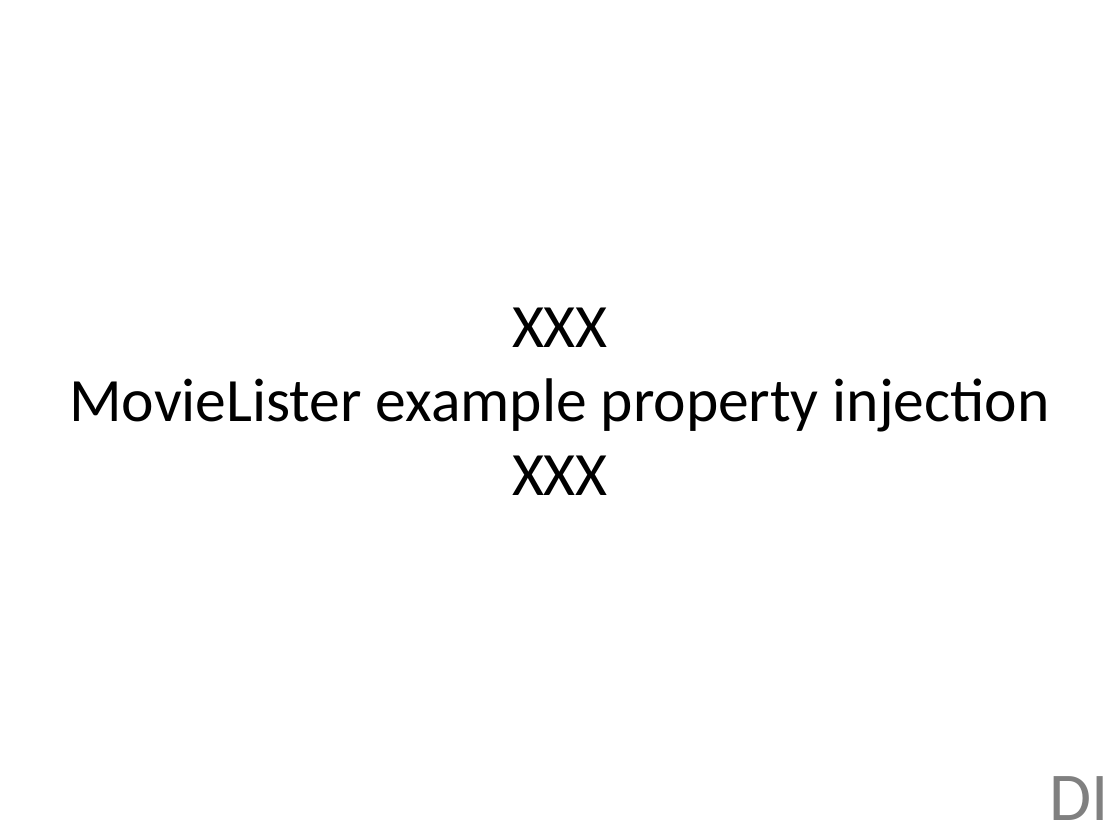
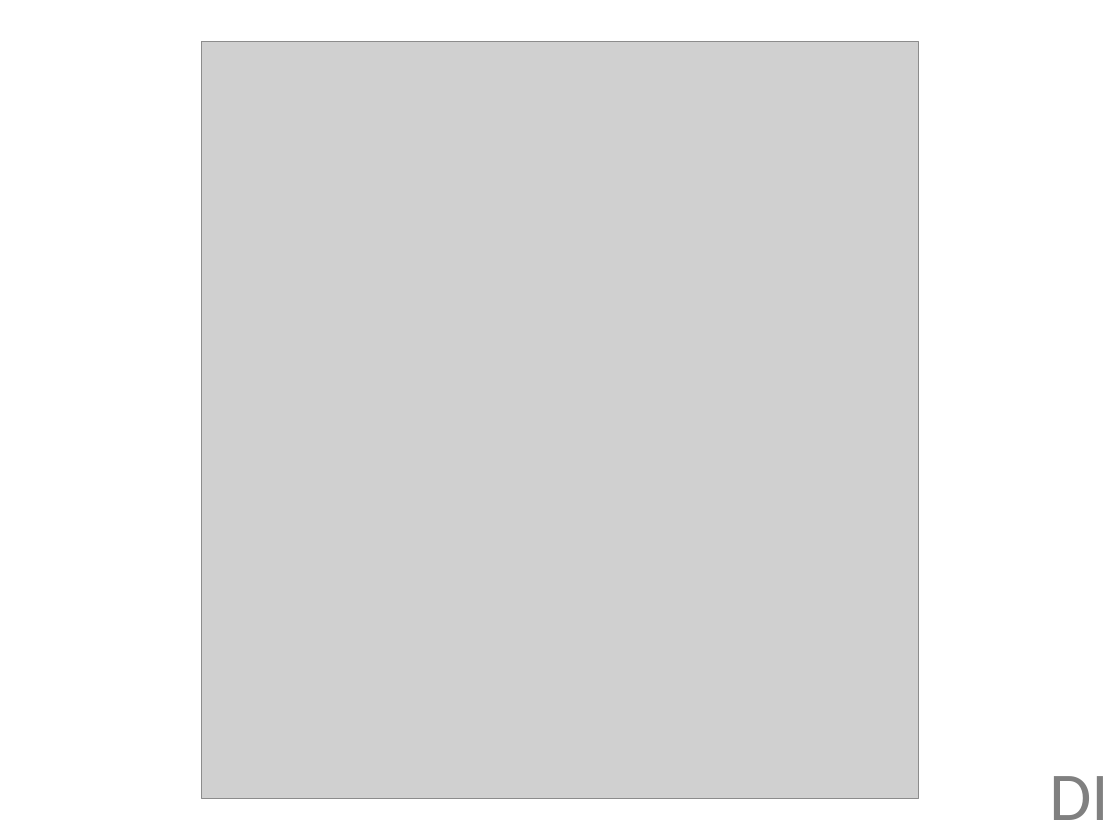
Before and after one commit to jonfuller/presentations, a slide deck: slide 20 of dependencies/dependencies.pptx. Drawn at 1120x840 pixels with LibreOffice and Linux fonts; fonts in the diff are those of the drawing; grey boxes stand for pictures. Boxes give left, top, right and bottom in pixels: in the first picture for what was removed or moved away, otherwise in the second. Text is boxed around its words. In the diff, an @@ line names an element or a change of style, - is before the commit and + after.

```diff
--- a/dependencies/dependencies.pptx
+++ b/dependencies/dependencies.pptx
@@ picture added at [202, 41, 918, 799] @@
@@ title removed at [69, 307, 1050, 495] @@
-XXX
-MovieLister example property injection
-XXX
```
Also in this commit, not shown: 3 other slides changed, 14 other files.
